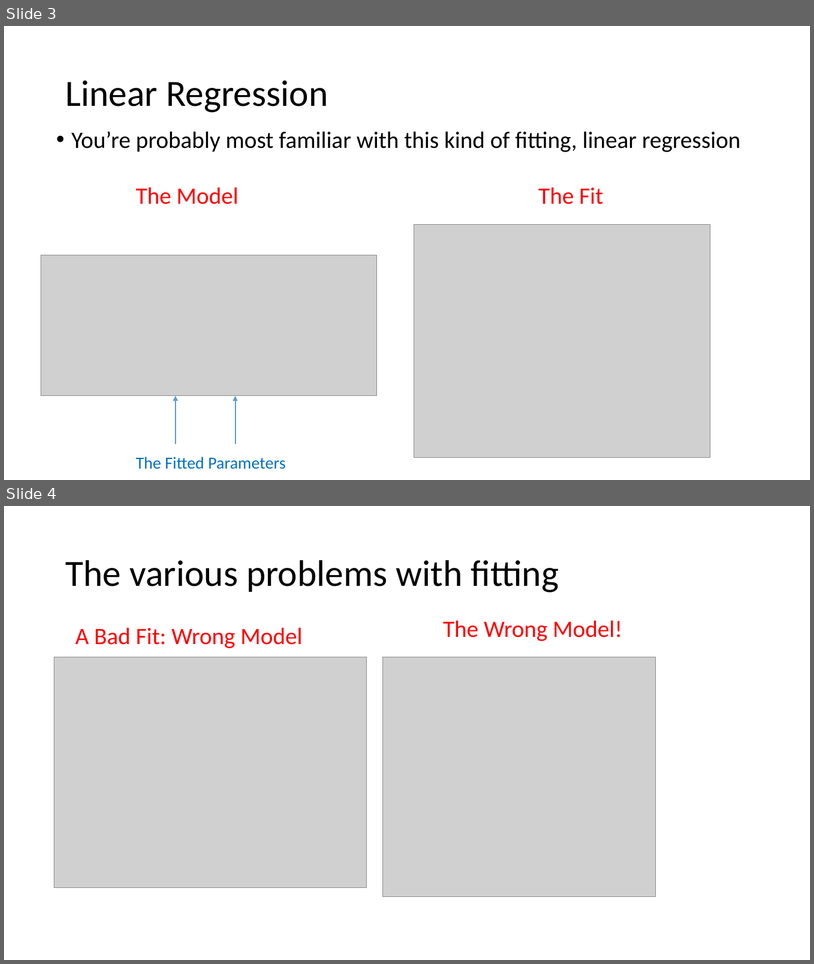
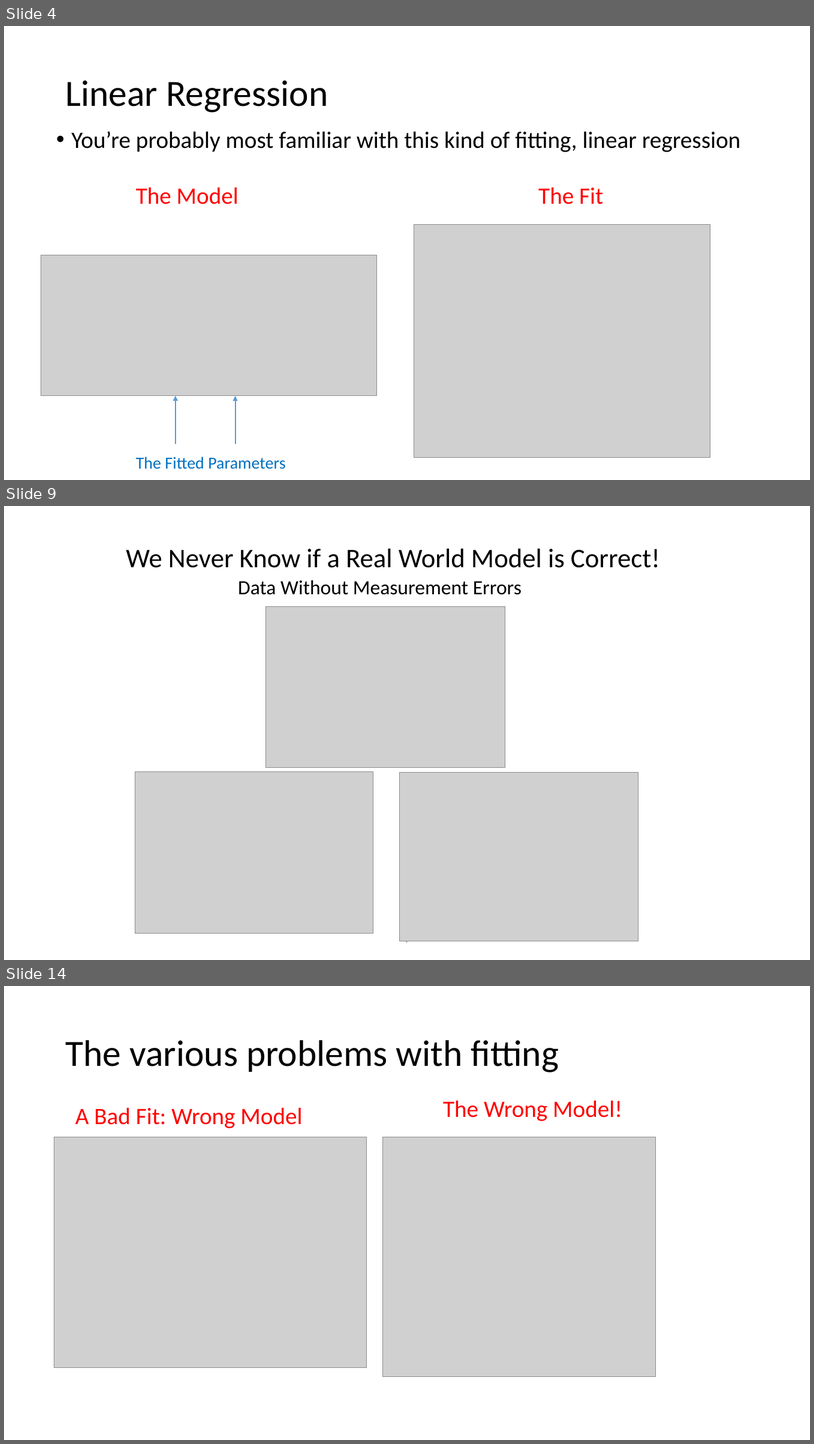
Before and after one commit to ModelEngineering/advancing-biomedical-models, a slide deck: Lectures/Lecture_7_Model_Fitting.pptx. Shown one above the other, each under a label of ours: slides 3 and 4 before the commit, slides 4, 9 and 14 after it; the slides between them are not shown. The pictures are 814x964 and 814x1444 pixels, drawn with LibreOffice and Linux fonts; fonts in the diff are those of the drawing; grey boxes stand for pictures. Boxes give left, top, right and bottom in pixels: in the first picture for what was removed or moved away, otherwise in the second. Text is boxed around its words. In the diff, an @@ line names an element or a change of style, - is before the commit and + after.

```diff
--- a/Lectures/Lecture_7_Model_Fitting.pptx
+++ b/Lectures/Lecture_7_Model_Fitting.pptx
@@ slide 9 added at (4,506,810,960), background #FFFFFF @@
@@ title added at (126,549,660,568), 32 pt, text #000000 @@
+We Never Know if a Real World Model is Correct!
@@ text added at (238,580,522,595), 24 pt, text #000000 @@
+Data Without Measurement Errors
@@ picture added at (266,607,506,768) @@
@@ picture added at (135,772,374,933) @@
@@ picture added at (399,772,639,941) @@
@@ page number added at (405,940,410,945), 12 pt, text #8C8C8C @@
+9
@@ what was slide 3 is now slide 4 @@
@@ what was slide 4 is now slide 14 @@
```
Also in this commit, not shown: 1 slide changed, 10 other slides added, 1 slide removed, 1 other file.
